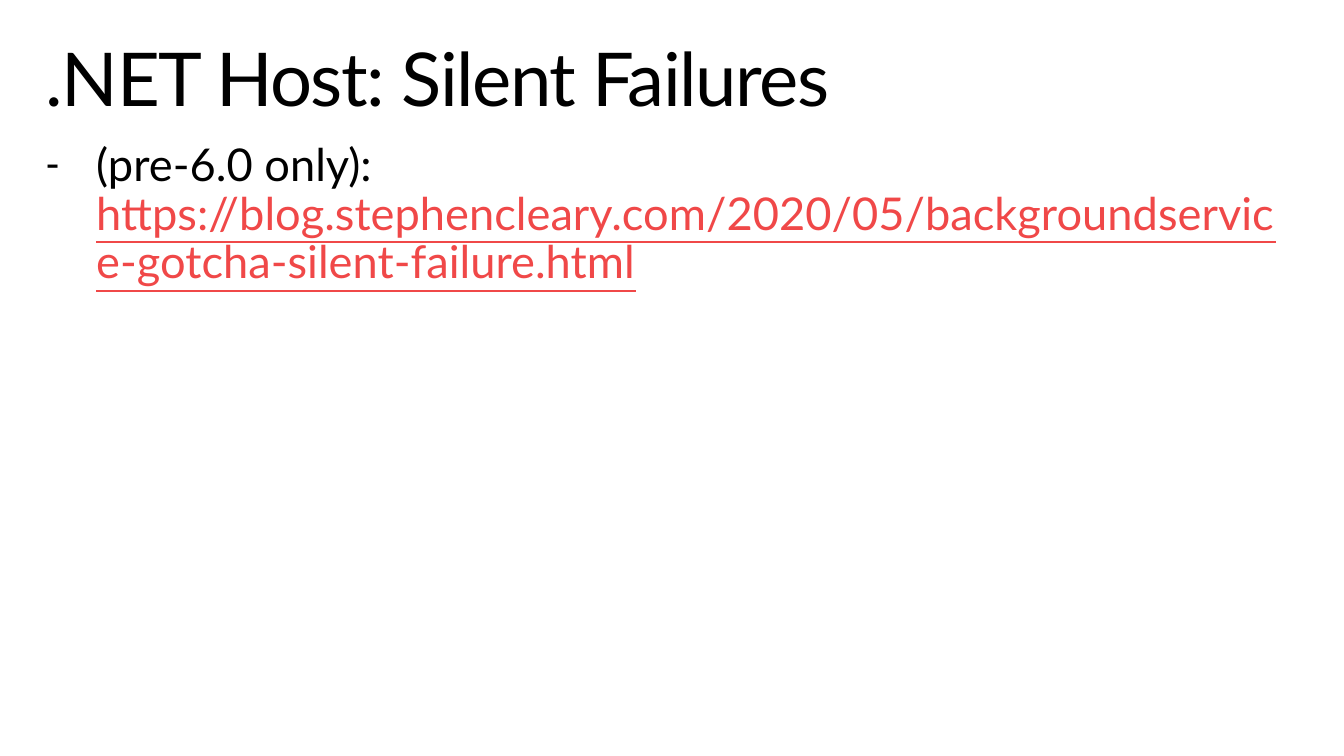
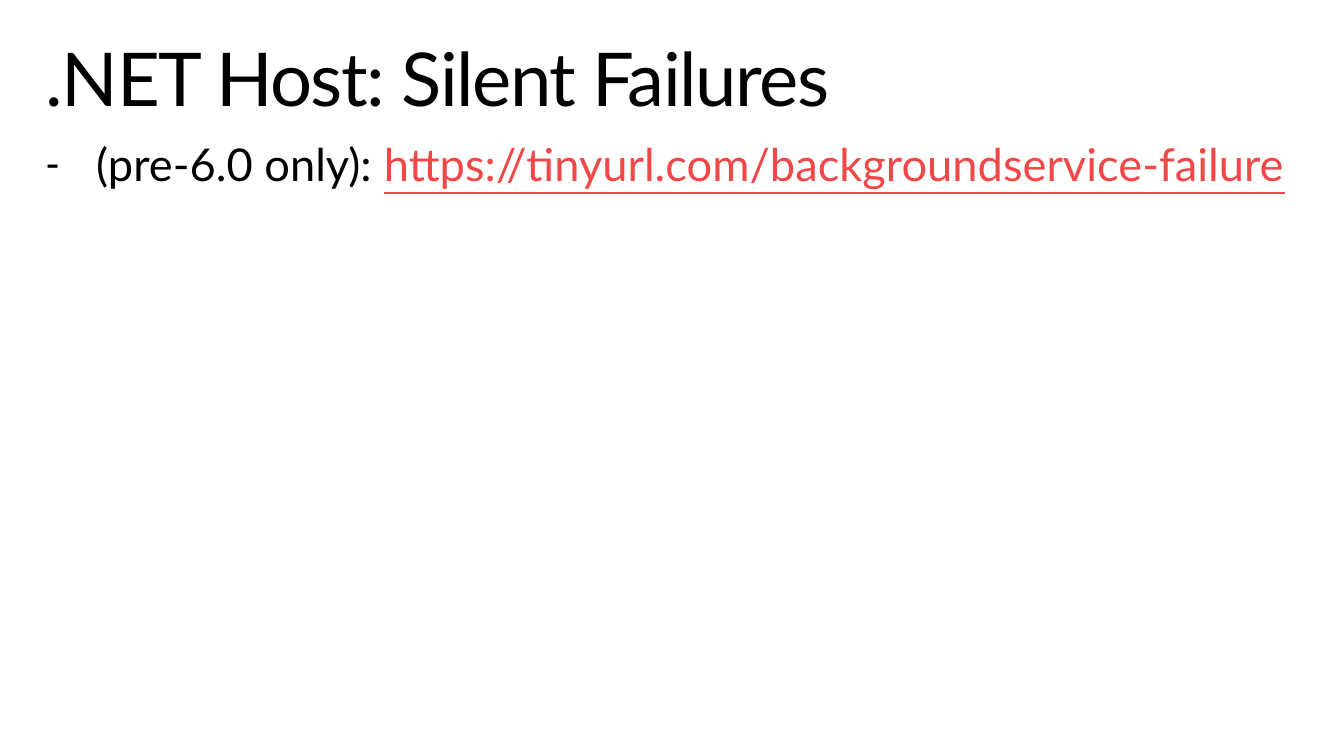
Before and after one commit to StephenCleary/Presentations, a slide deck: slide 18 of BackgroundServices/Background Services.pptx (slide 17 before the commit). Drawn at 1344x756 pixels with LibreOffice and Linux fonts; fonts in the diff are those of the drawing; background and template pictures are left out. Boxes give left, top, right and bottom in pixels: in the first picture for what was removed or moved away, otherwise in the second. Text is boxed around its words. In the diff, an @@ line names an element or a change of style, - is before the commit and + after.

```diff
--- a/BackgroundServices/Background Services.pptx
+++ b/BackgroundServices/Background Services.pptx
@@ text at [96, 146, 1284, 190]: text changed @@
-– (pre-6.0 only): https://blog.stephencleary.com/2020/05/backgroundservice-gotcha-silent-failure.html
+– (pre-6.0 only): https://tinyurl.com/backgroundservice-failure
```
Also in this commit, not shown: 11 other slides changed, 1 slide added, 2 other files.
